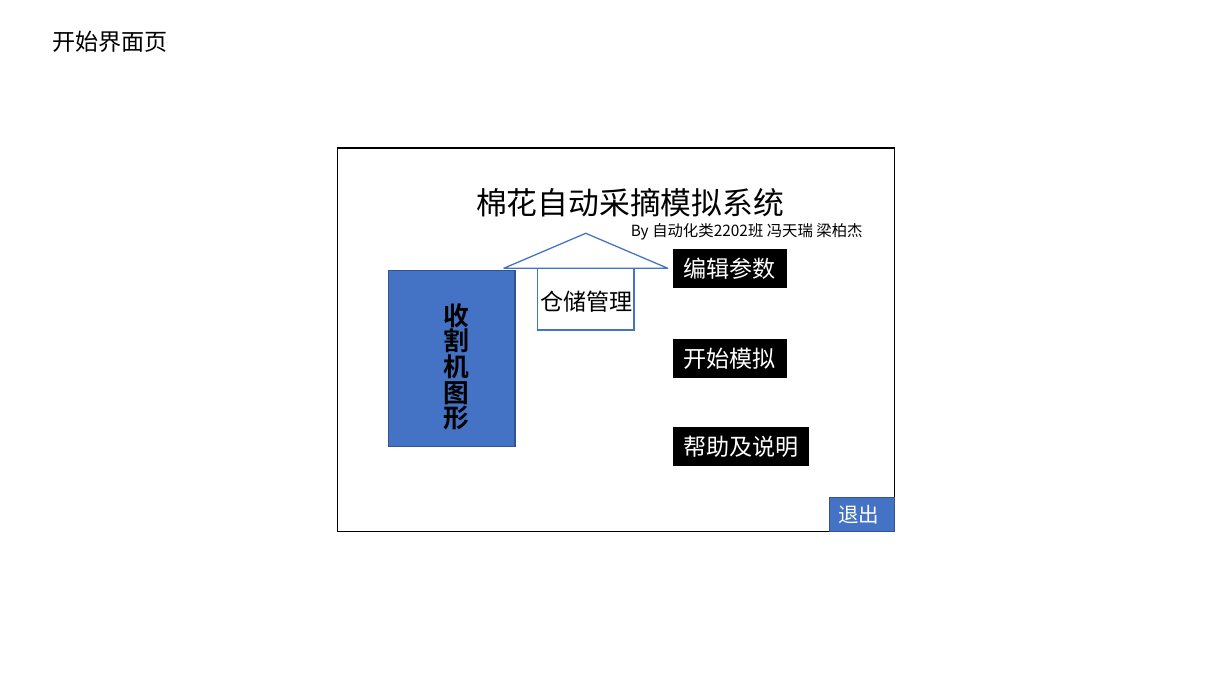
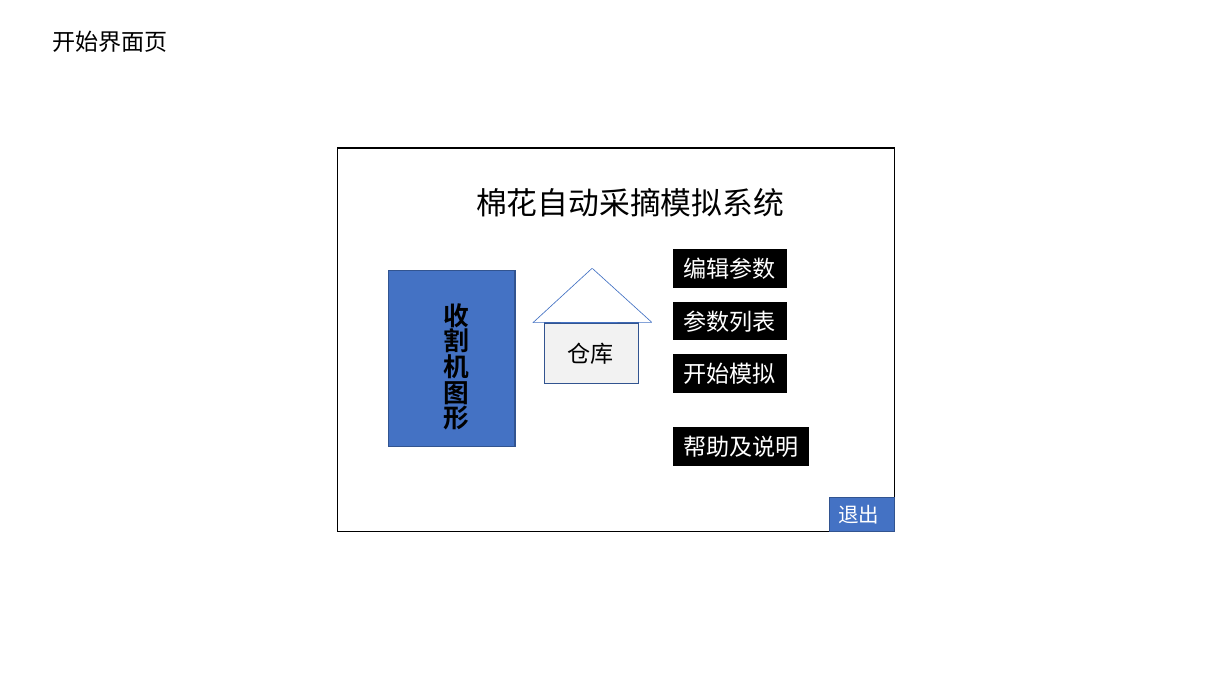
Before and after one commit to jerryfeng2003/The_C_design_on_cotton, a slide deck: slide 4 of 相关资料/界面设计(第一版）.pptx (slide 1 before the commit). Drawn at 1232x693 pixels with LibreOffice and Linux fonts; fonts in the diff are those of the drawing. Boxes give left, top, right and bottom in pixels: in the first picture for what was removed or moved away, otherwise in the second. Text is boxed around its words. In the diff, an @@ line names an element or a change of style, - is before the commit and + after.

```diff
--- a/相关资料/界面设计(第一版）.pptx
+++ b/相关资料/界面设计(第一版）.pptx
@@ triangle removed at <box>504,234,668,269</box> @@
@@ text removed at <box>631,223,862,240</box> @@
-By 自动化类2202班 冯天瑞 梁柏杰
@@ line added from (533, 323) to (592, 269), #4472C4 0.5 pt @@
@@ rectangle removed at <box>538,269,634,331</box> @@
@@ line added from (652, 323) to (592, 269), #4472C4 0.5 pt @@
@@ text removed at <box>540,290,632,312</box> @@
-仓储管理
@@ line added from (532, 323) to (653, 323), #4472C4 0.5 pt @@
@@ rectangle added at <box>545,323,639,384</box>, fill #F2F2F2, outline #325491 1 pt @@
@@ rectangle added at <box>674,303,787,340</box>, fill #000000, outline #000000 1 pt, 18 pt, text #FFFFFF @@
+参数列表
@@ text added at <box>568,342,614,364</box>, 18 pt, text #000000 @@
+仓库
@@ rectangle "开始模拟": place and size @@
-rectangle "开始模拟" at <box>674,340,787,377</box>
+rectangle "开始模拟" at <box>674,355,787,392</box>
```
Also in this commit, not shown: 8 other slides changed, 12 slides added, 2 slides removed, 3 other files.
